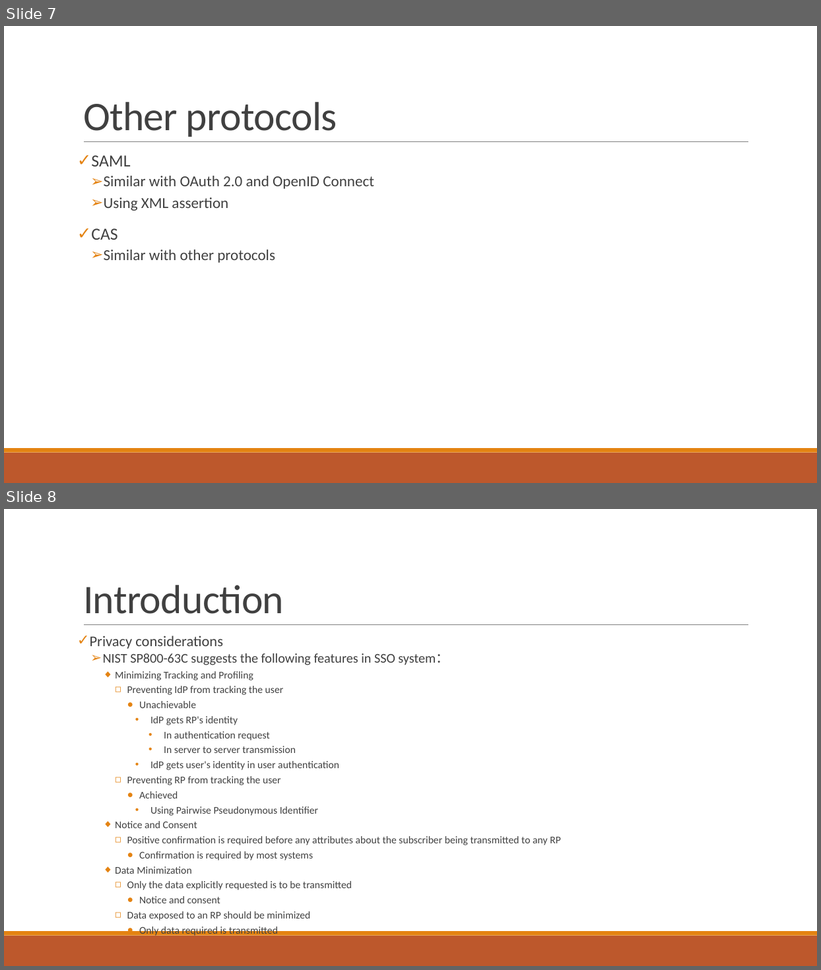
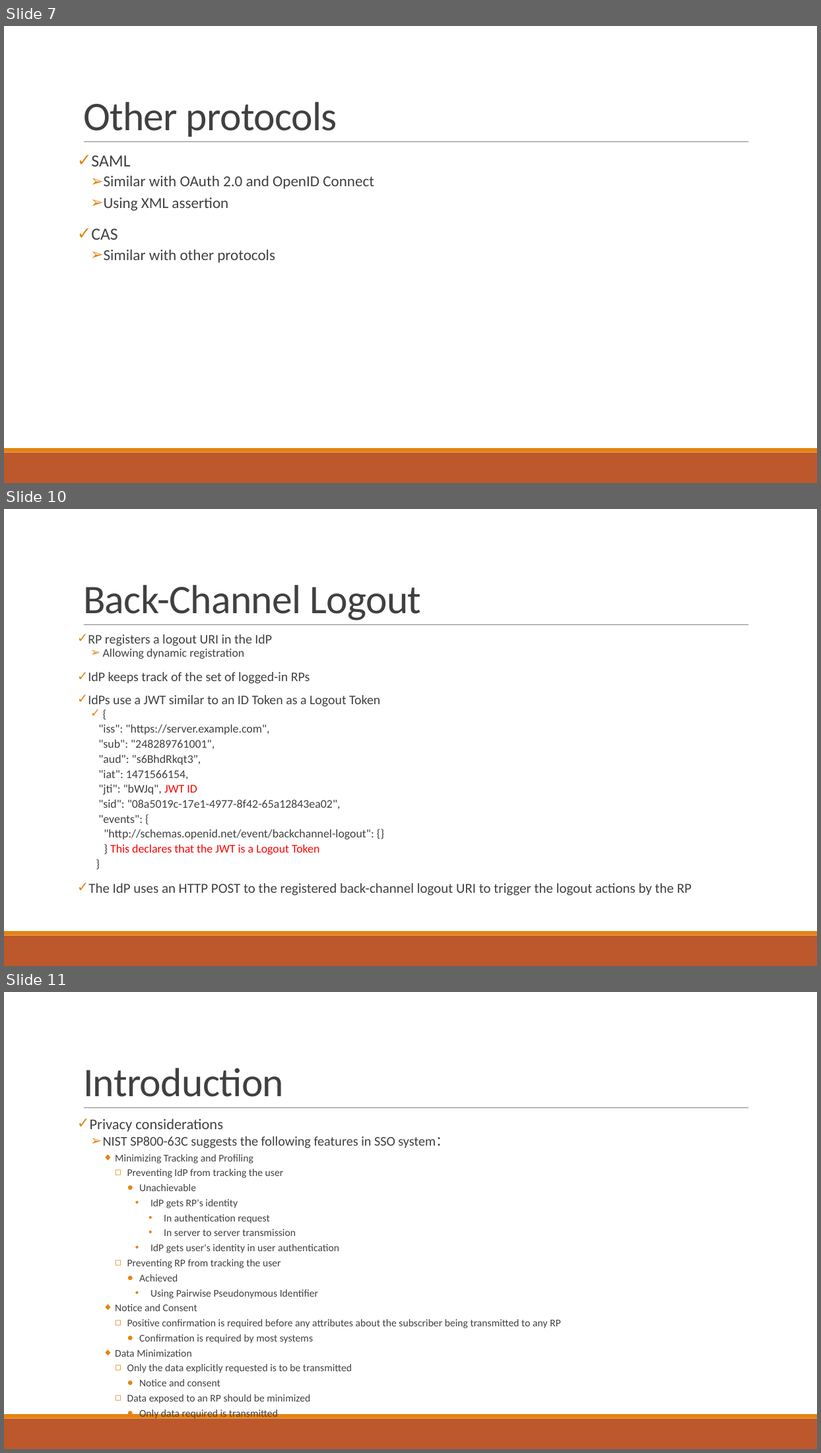
Before and after one commit to cqguo/OIDC-latex, a slide deck: documents/PriOIDC.pptx. Shown one above the other, each under a label of ours: slides 7 and 8 before the commit, slides 7, 10 and 11 after it; the slides between them are not shown. The pictures are 821x970 and 821x1453 pixels, drawn with LibreOffice and Linux fonts; fonts in the diff are those of the drawing. Boxes give left, top, right and bottom in pixels: in the first picture for what was removed or moved away, otherwise in the second. Text is boxed around its words. In the diff, an @@ line names an element or a change of style, - is before the commit and + after.

Commit message:
add logout

```diff
--- a/documents/PriOIDC.pptx
+++ b/documents/PriOIDC.pptx
@@ slide 10 added at [4,509,817,966], background #FFFFFF; not listed: 3 template elements that a slide beside it also shows @@
@@ title added at [83,585,421,621], 48 pt, text #404040 @@
+Back-Channel Logout
@@ text added at [88,634,692,896], 13.9 pt, text #404040 @@
+✓ RP registers a logout URI in the IdP
+  ➢ Allowing dynamic registration
+✓ IdP keeps track of the set of logged-in RPs
+✓ IdPs use a JWT similar to an ID Token as a Logout Token
+  ✓ {
+  "iss": "https://server.example.com",
+  "sub": "248289761001",
+  "aud": "s6BhdRkqt3",
+  "iat": 1471566154,
+  "jti": "bWJq", JWT ID
+  "sid": "08a5019c-17e1-4977-8f42-65a12843ea02",
+  "events": {
+  "http://schemas.openid.net/event/backchannel-logout": {}
+  } This declares that the JWT is a Logout Token
+  }
+  ✓ The IdP uses an HTTP POST to the registered back-channel logout URI to trigger the logout actions by the RP
@@ what was slide 8 is now slide 11 @@
```
Also in this commit, not shown: 2 other slides added.
